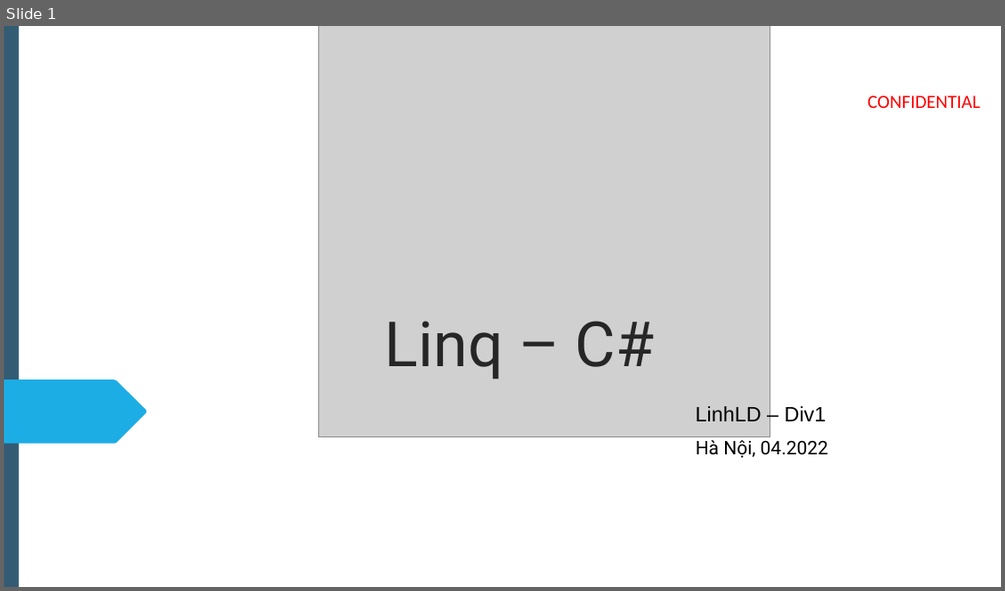
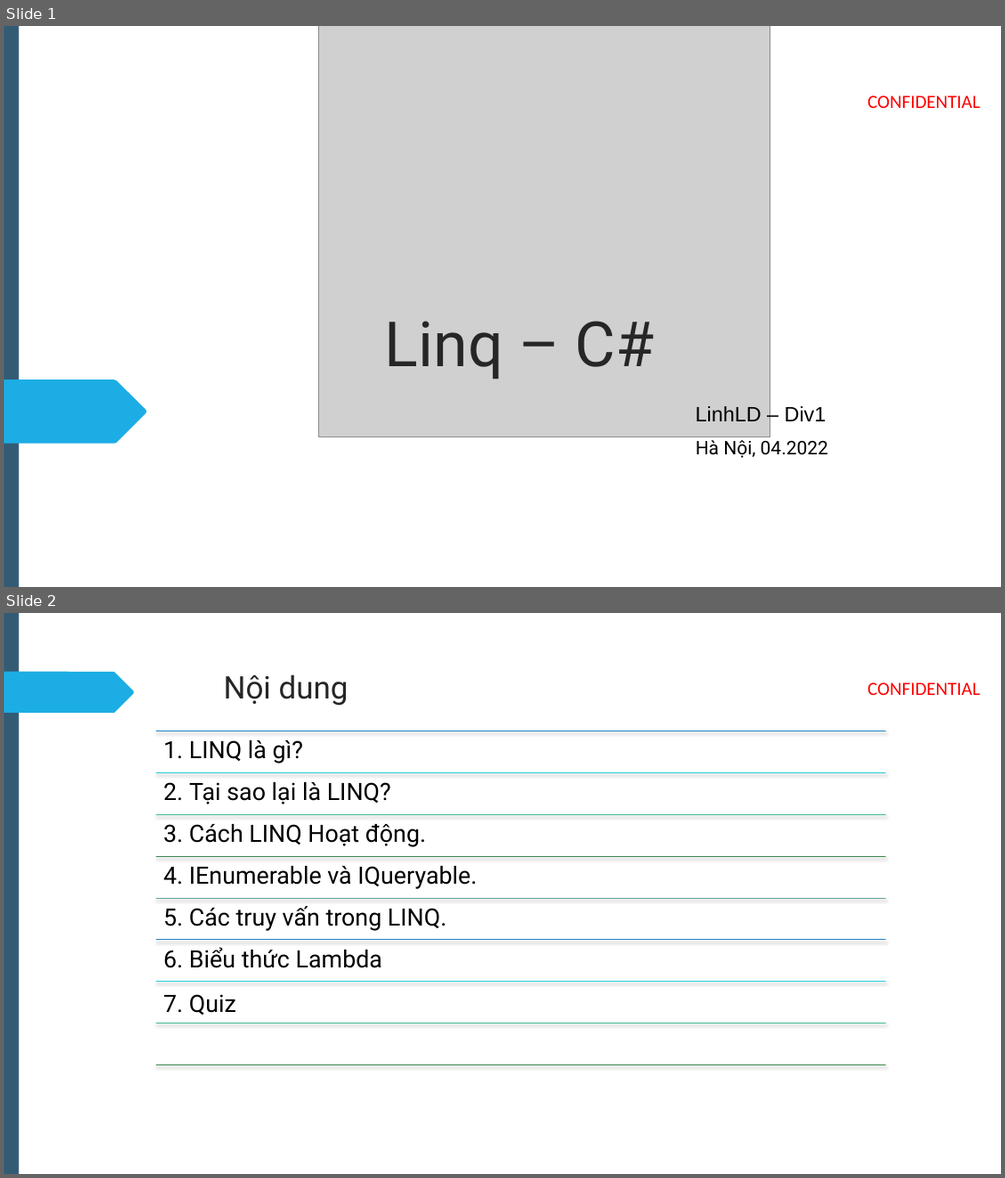
Before and after one commit to Linh-dev/Linq-CSharp, a slide deck: NWS_INTRO_WebDeveloperRoadmap.pptx. Shown one above the other, each under a label of ours: slide 1 before the commit, slides 1 and 2 after it. The pictures are 1005x591 and 1005x1178 pixels, drawn with LibreOffice and Linux fonts; fonts in the diff are those of the drawing; grey boxes stand for pictures; background and template pictures are left out. Boxes give left, top, right and bottom in pixels: in the first picture for what was removed or moved away, otherwise in the second. Text is boxed around its words. In the diff, an @@ line names an element or a change of style, - is before the commit and + after.

```diff
--- a/NWS_INTRO_WebDeveloperRoadmap.pptx
+++ b/NWS_INTRO_WebDeveloperRoadmap.pptx
@@ slide 2 added at bbox=[4, 613, 1001, 1174], background #FFFFFF; not listed: 2 template elements that a slide beside it also shows @@
@@ freeform shape added at bbox=[4, 672, 134, 713], fill #1CADE4 @@
@@ title added at bbox=[224, 674, 348, 706], 30 pt, text #262626 @@
+Nội dung
@@ group added at bbox=[156, 731, 886, 1064]: 9 lines, 7 texts @@
+1. LINQ là gì?
+2. Tại sao lại là LINQ?
+3. Cách LINQ Hoạt động.
+4. IEnumerable và IQueryable.
+5. Các truy vấn trong LINQ.
+6. Biểu thức Lambda
+7. Quiz
```
Also in this commit, not shown: 2 slides changed, 26 other slides added, 14 slides removed, 6 other files.
